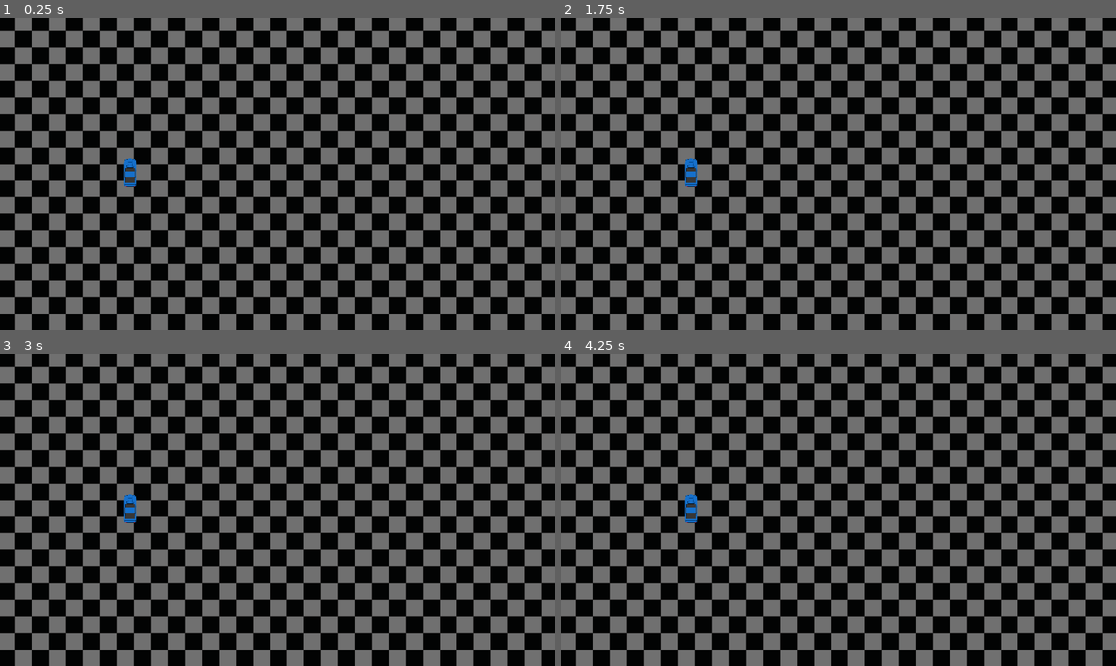
Above: before the commit, frames 1-4 (two rows, left to right).
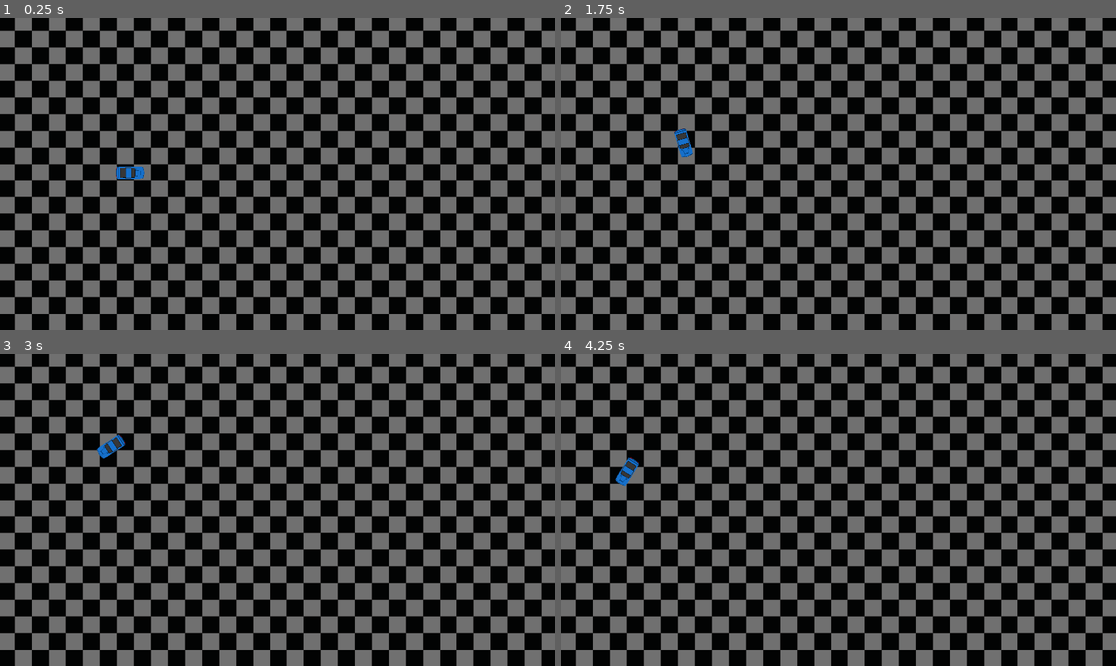
Above: after the commit, the same moments.

Repository: RoboFox031/BlazeShift
Game: Godot game, scene res://Scenes/Testing/testDriveEnviornment.tscn
The game is run twice, just before and just after one commit, with the same random seed, the same clock (stepped at 60 frames per second) and the same inputs.
Inputs:
- Up to frame 1 (0.25 s): no input
- Up to frame 2 (1.75 s): tap Enter at 0.5 s; hold D (p1_right) 0.53-1.28 s; hold S (p1_down) from 1.28 s (still down)
- Up to frame 3 (3 s): release S (p1_down) at 2.03 s; hold D (p1_right) 2.03-2.78 s; hold W (p1_up) from 2.78 s (still down)
- Up to frame 4 (4.25 s): release W (p1_up) at 3.53 s; hold A (p1_left) from 3.53 s (still down)

The runs differ from the first frame. In frame 1, 0.3% of the frame differs, in the area x 20-27%, y 44-55%; in frame 2, 0.4%; in frame 3, 0.4%, in the area x 17-25%, y 25-55%; in frame 4, 0.4%.
Error before the commit: Parse Error: Expected closing ")" after grouping expression. (res://Scripts/Cars/parentCar.gd:26)

Commit message:
Added Turning

Diff:
--- a/Scenes/Cars/parentCar.tscn
+++ b/Scenes/Cars/parentCar.tscn
@@ -10,11 +10,13 @@
 script = ExtResource("1_bubl4")
 
 [node name="Sprite2D" type="Sprite2D" parent="."]
+rotation = 1.5708
 texture = ExtResource("2_6kyu6")
 region_enabled = true
 region_rect = Rect2(64, 20, 43, 98)
 
 [node name="CollisionShape2D" type="CollisionShape2D" parent="."]
 visible = false
+rotation = 1.5708
 shape = SubResource("RectangleShape2D_v4y51")
 debug_color = Color(0.88312, 0.19237, 0.679116, 0.42)
--- a/Scripts/Cars/parentCar.gd
+++ b/Scripts/Cars/parentCar.gd
@@ -1,29 +1,48 @@
 extends CharacterBody2D
 class_name Car
 
+########
+#Important Car Stats:
+########
 #The variables that change based on cars
 @export var baseAcceleration=20
 @export var baseTopSpeed=400
-@export var baseTurnSpeed=0
-@export var baseTurnPower=0
-
+#How quickly you turn
+@export var baseTurnSpeed=10
+#how sharply you turn
+@export var baseTurnPower=45
 #The base deceleration value
 var baseDecel=5
 #Stores the speed of the car
-var currentSpeed:float =0
+var currentLinSpeed:float =0
+#Stores the turning speed of the car
+var currentTurnSpeed:float =0
+
+############End of Important Car Stats
 
 
 func _physics_process(delta):
+	#Gets the input, and converts it to positive or negitive 1
+	var linDirection = Input.get_axis("p1_down", "p1_up")
+	#If you are clicking a button, accelerates based on the acceleration value
+	if linDirection:
+		currentLinSpeed = move_toward(currentLinSpeed, baseTopSpeed*linDirection, baseAcceleration)
+	#If no button is being clicked, decelerates by the deceleration speed
+	else:
+		currentLinSpeed = move_toward(currentLinSpeed, 0, baseDecel)
+	#Sets the velocity to  the speed value, using sin and cos to account for rotation
+	velocity=Vector2(currentLinSpeed*cos(rotation),currentLinSpeed*sin(rotation))
+	#Gets the input, and converts it to positive or negitive 1
+	var turnDirection = Input.get_axis("p1_left", "p1_right")
+	#If you are clicking a button, turns in that direction based on the acceleration value
+	if turnDirection:
+		currentTurnSpeed = move_toward(currentTurnSpeed, baseTurnPower*turnDirection, baseTurnSpeed)
+	#If no button is being clicked, decelerates by the half of the turning speed speed
+	else:
+		currentTurnSpeed = move_toward(currentTurnSpeed, 0,baseTurnSpeed/2)
+	rotation+=currentTurnSpeed
 
-	# Get the input direction and handle the movement/deceleration.
-	# As good practice, you should replace UI actions with custom gameplay actions.
-	var direction = Input.get_axis("p1_up", "p1_down")
-	if direction:
-		currentSpeed = move_toward(velocity.y, baseTopSpeed*direction, baseAcceleration)
-	else:
-		currentSpeed = move_toward(velocity.y, 0, baseDecel)
 
-	velocity=(currentSpeed*cos(rotation),currentSpeed*sin(rotation))
 	move_and_slide()
 
 func _input(event):
--- a/project.godot
+++ b/project.godot
@@ -19,7 +19,7 @@
 
 window/size/viewport_width=1920
 window/size/viewport_height=1080
-window/size/mode=3
+window/size/mode=1
 window/size/resizable=false
 window/size/borderless=true
 
